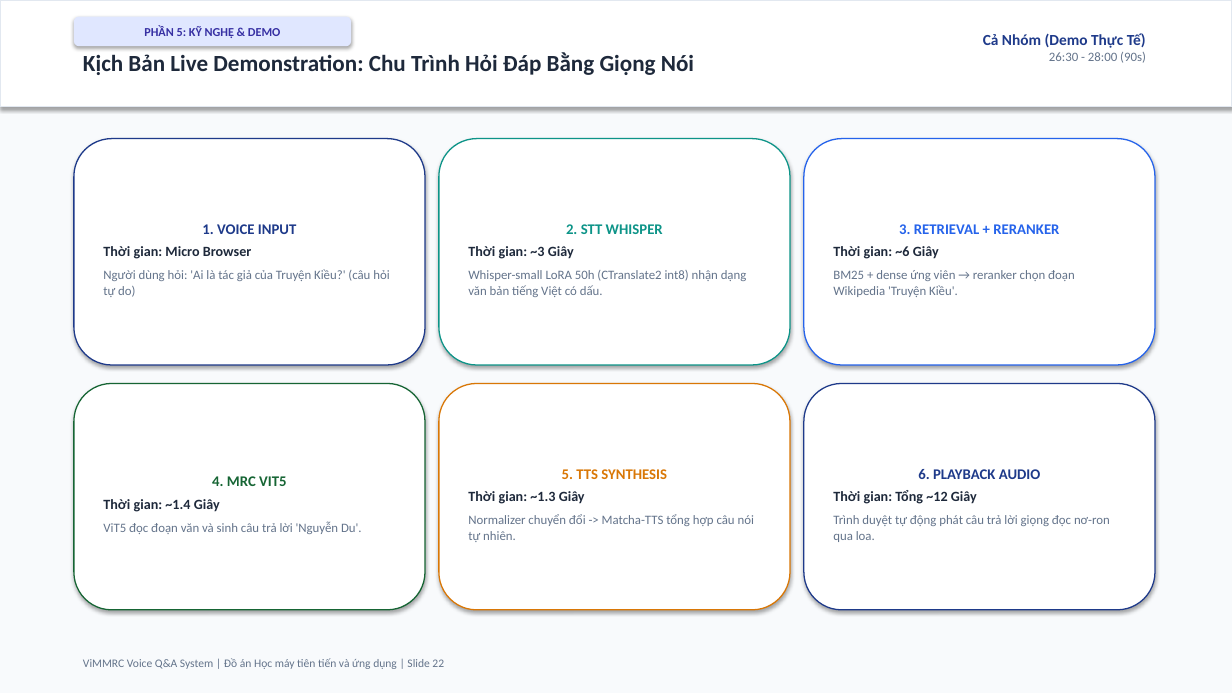
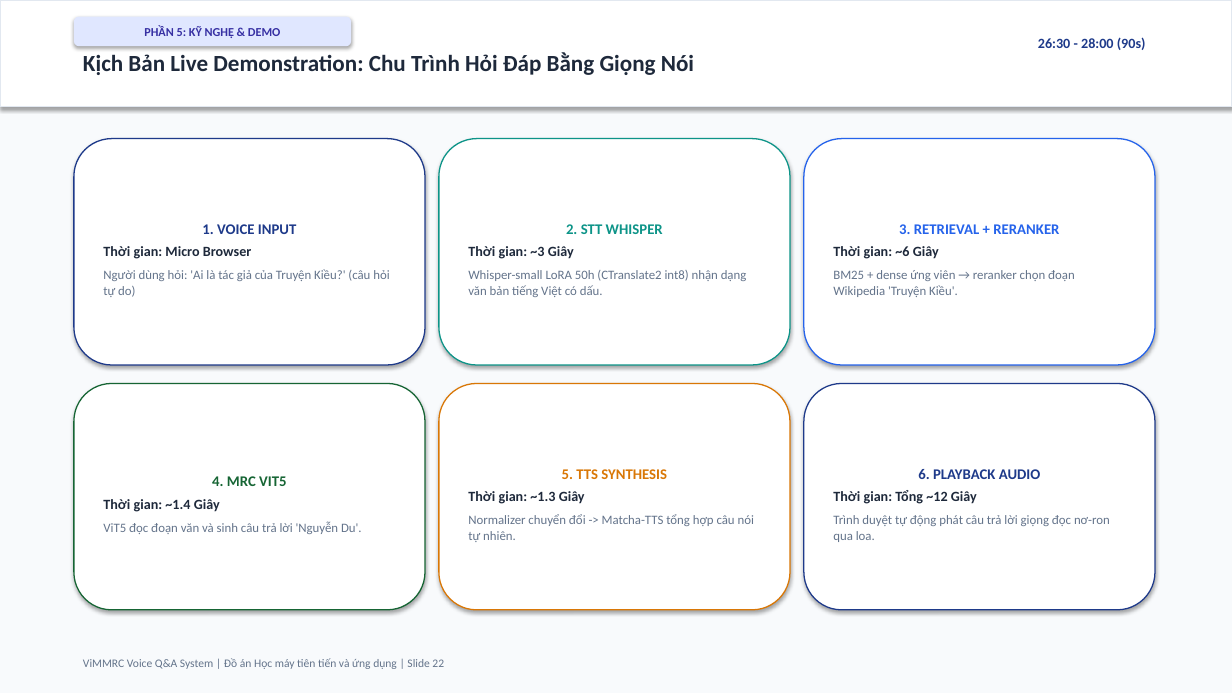
Before and after one commit to ngohuy04022000/vimmrc-qa-voice, a slide deck: slide 22 of docs/ViMMRC_Presentation_30min.pptx. Drawn at 1232x693 pixels with LibreOffice and Linux fonts; fonts in the diff are those of the drawing. Boxes give left, top, right and bottom in pixels: in the first picture for what was removed or moved away, otherwise in the second. Text is boxed around its words. In the diff, an @@ line names an element or a change of style, - is before the commit and + after.

```diff
--- a/docs/ViMMRC_Presentation_30min.pptx
+++ b/docs/ViMMRC_Presentation_30min.pptx
@@ text "26:30 - 28:00 (90s)" at (x1=1038, y1=37, x2=1146, y2=50): size 10 to 11 pt, text colour #64748B to #1E3A8A, bold on @@
@@ text at (x1=983, y1=33, x2=1146, y2=48): paragraph removed @@
-Cả Nhóm (Demo Thực Tế)
```
Also in this commit, not shown: 23 other slides changed, 37 other files.
